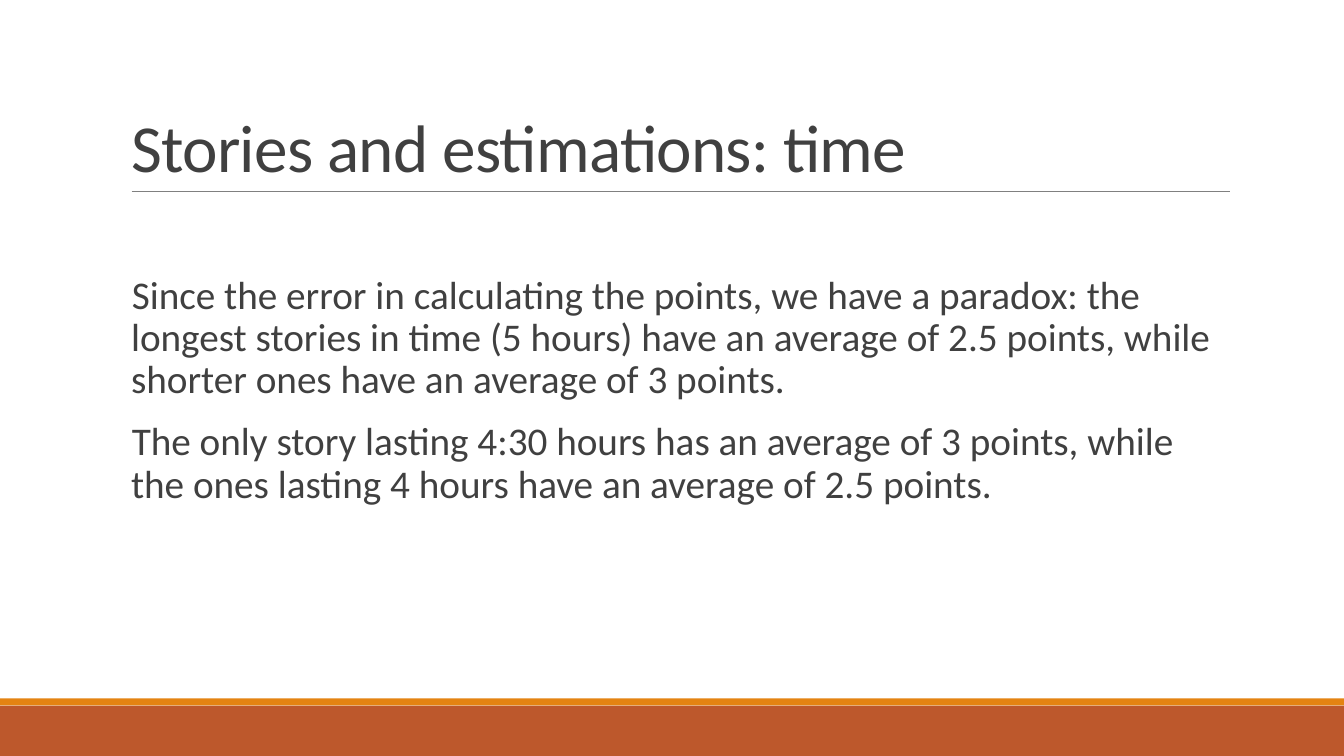
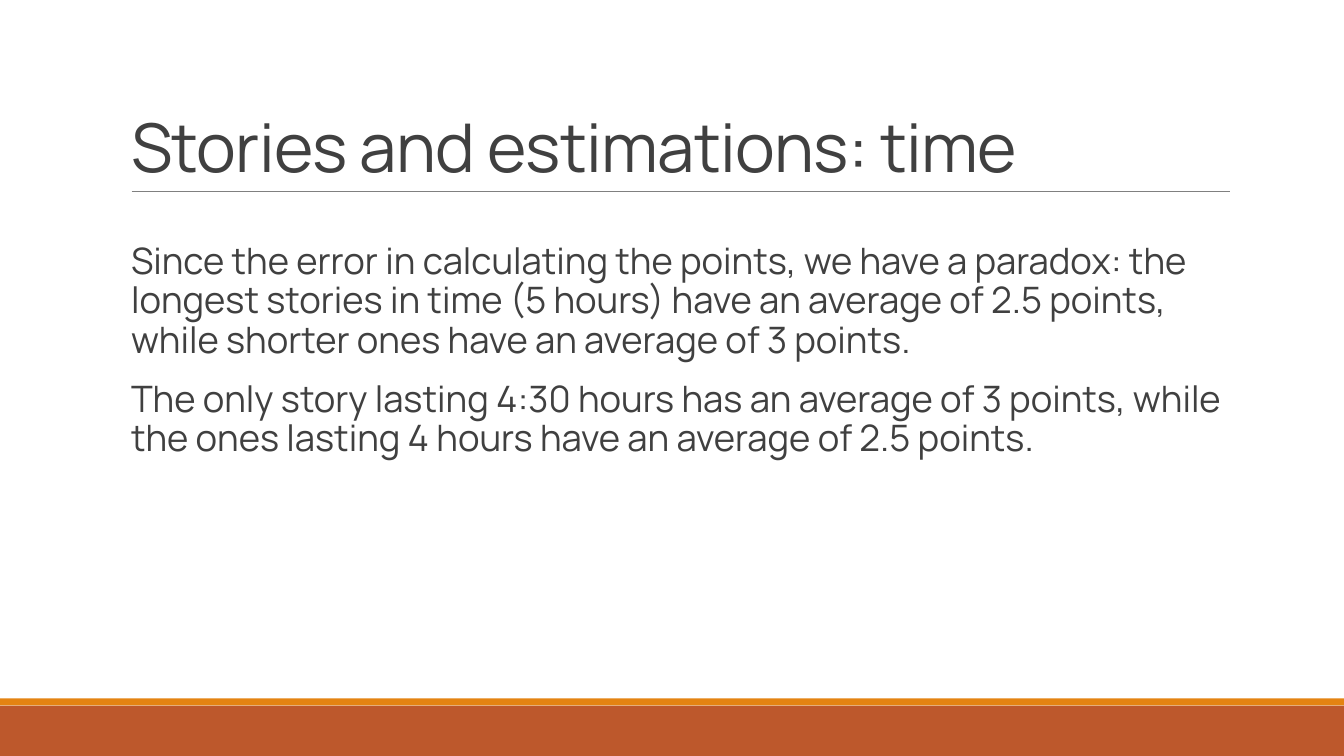
Before and after one commit to ThePseudo/GroupA_SE2_2019, a slide deck: slide 6 of sprint_retrospective.pptx. Drawn at 1344x756 pixels with LibreOffice and Linux fonts; fonts in the diff are those of the drawing. Boxes give left, top, right and bottom in pixels: in the first picture for what was removed or moved away, otherwise in the second. Text is boxed around its words. In the diff, an @@ line names an element or a change of style, - is before the commit and + after.

```diff
--- a/sprint_retrospective.pptx
+++ b/sprint_retrospective.pptx
@@ title "Stories and estimations: time" at bbox=[131, 122, 1017, 173]: font Calibri to Manrope @@
@@ text "Since the error in calculating ..." at bbox=[131, 247, 1221, 461]: size 28 to 26 pt, font Calibri to Manrope @@
```
Also in this commit, not shown: 7 other slides changed.
